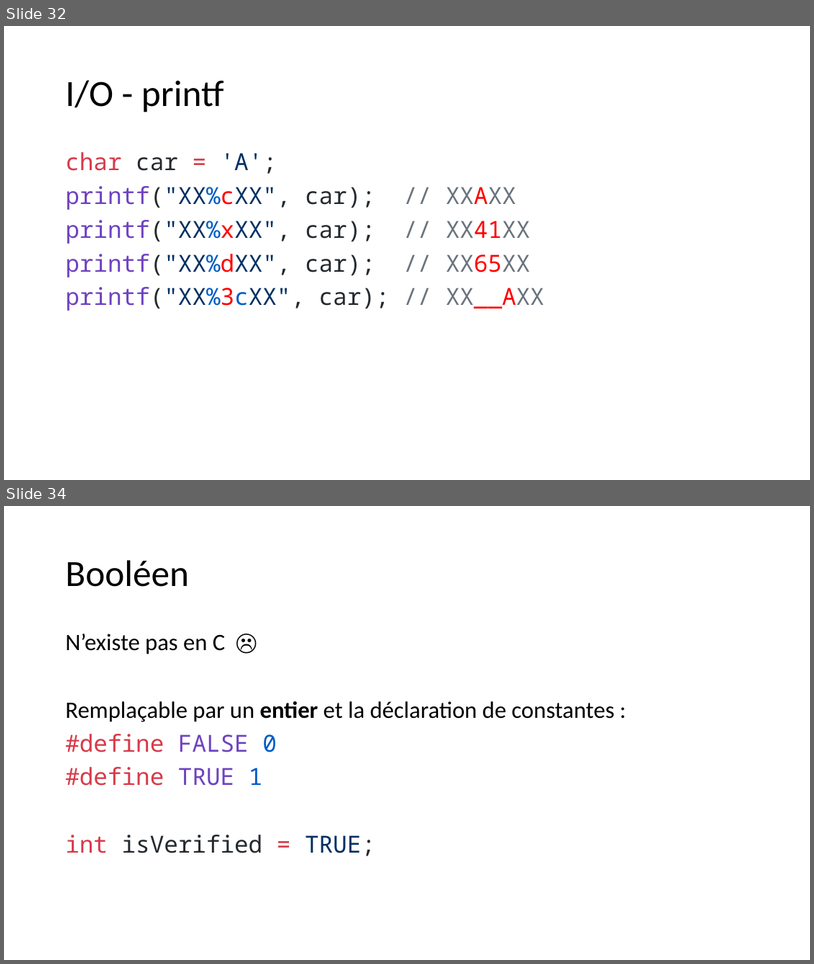
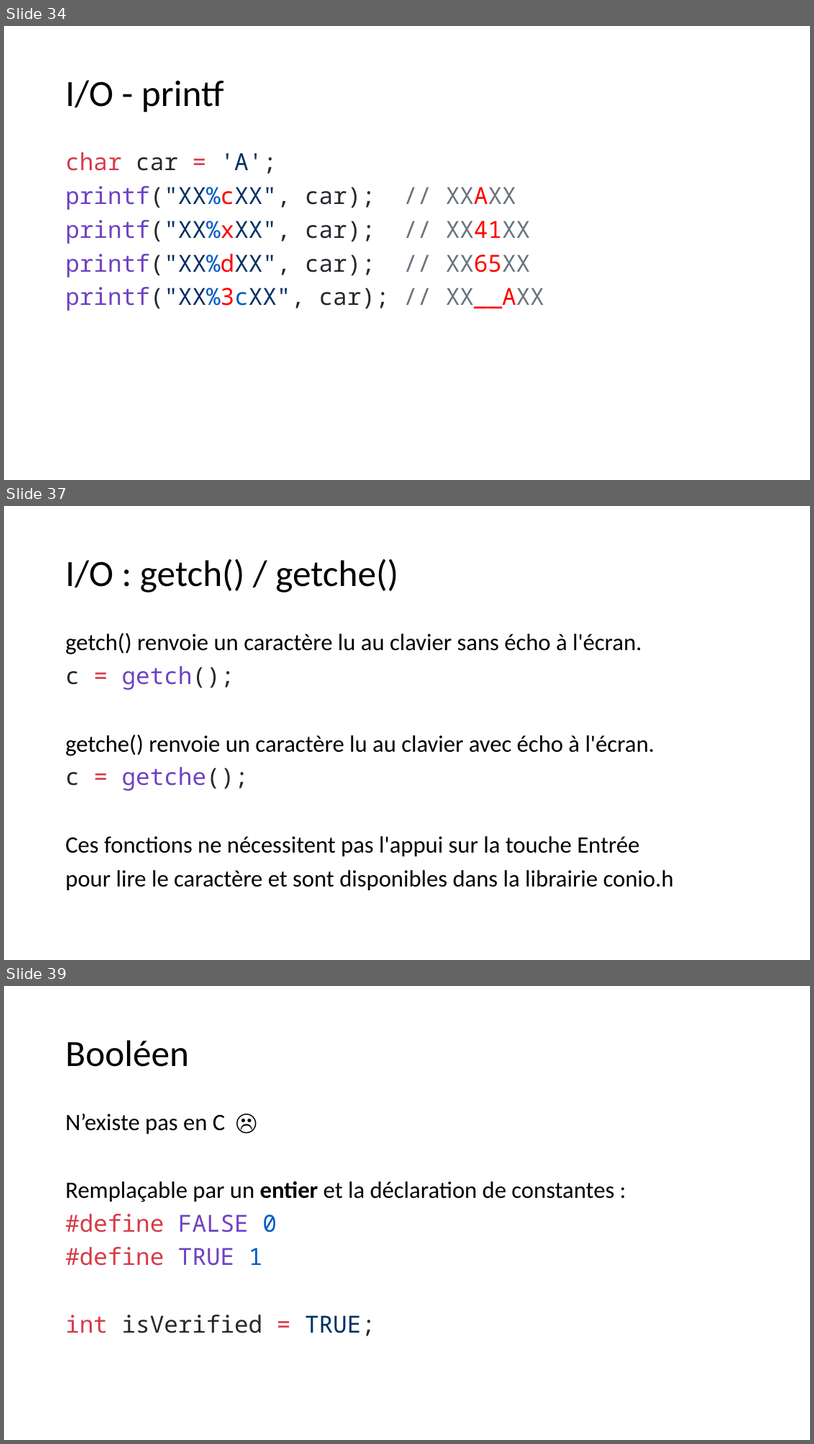
Before and after one commit to Firestorm49/bts-1, a slide deck: 02_C/02_Types-et-operateurs/Types et opérateurs en C.pptx. Shown one above the other, each under a label of ours: slides 32 and 34 before the commit, slides 34, 37 and 39 after it; the slides between them are not shown. The pictures are 814x964 and 814x1444 pixels, drawn with LibreOffice and Linux fonts; fonts in the diff are those of the drawing. Boxes give left, top, right and bottom in pixels: in the first picture for what was removed or moved away, otherwise in the second. Text is boxed around its words. In the diff, an @@ line names an element or a change of style, - is before the commit and + after.

```diff
--- a/02_C/02_Types-et-operateurs/Types et opérateurs en C.pptx
+++ b/02_C/02_Types-et-operateurs/Types et opérateurs en C.pptx
@@ slide 37 added at [4,506,810,960], background #FFFFFF @@
@@ title added at [65,559,399,592], 44 pt, text #000000 @@
+I/O : getch() / getche()
@@ text added at [65,633,674,890], 28 pt, text #000000 @@
+getch() renvoie un caractère lu au clavier sans écho à l'écran.
+c = getch();
+getche() renvoie un caractère lu au clavier avec écho à l'écran.
+c = getche();
+Ces fonctions ne nécessitent pas l'appui sur la touche Entrée
+pour lire le caractère et sont disponibles dans la librairie conio.h
@@ what was slide 32 is now slide 34 @@
@@ what was slide 34 is now slide 39 @@
```
Also in this commit, not shown: 1 slide changed, 4 other slides added, 28 other files.
